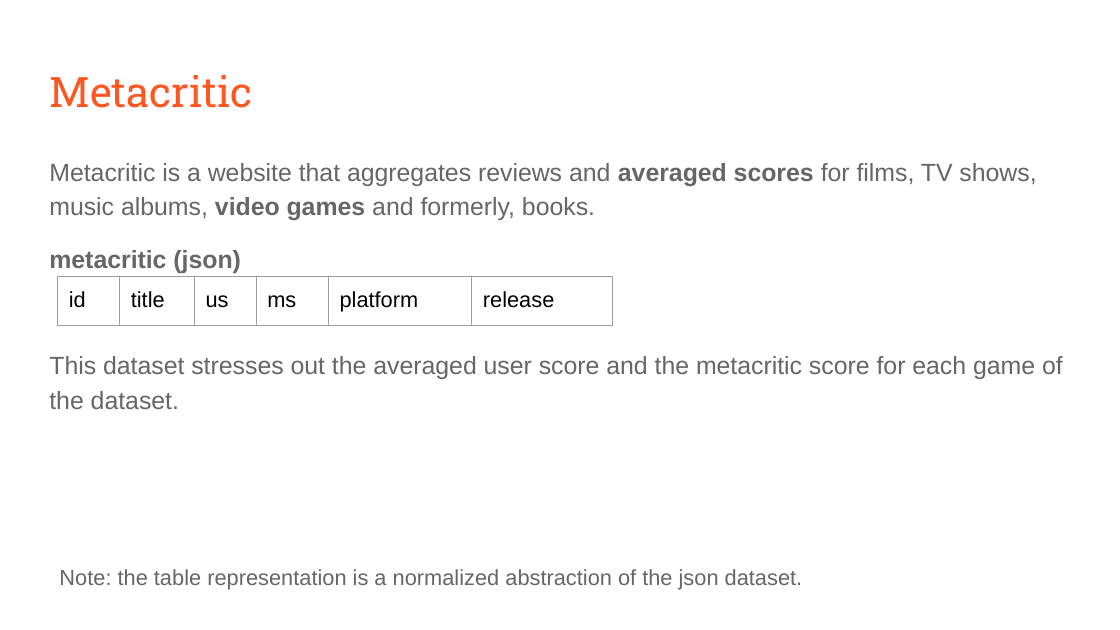
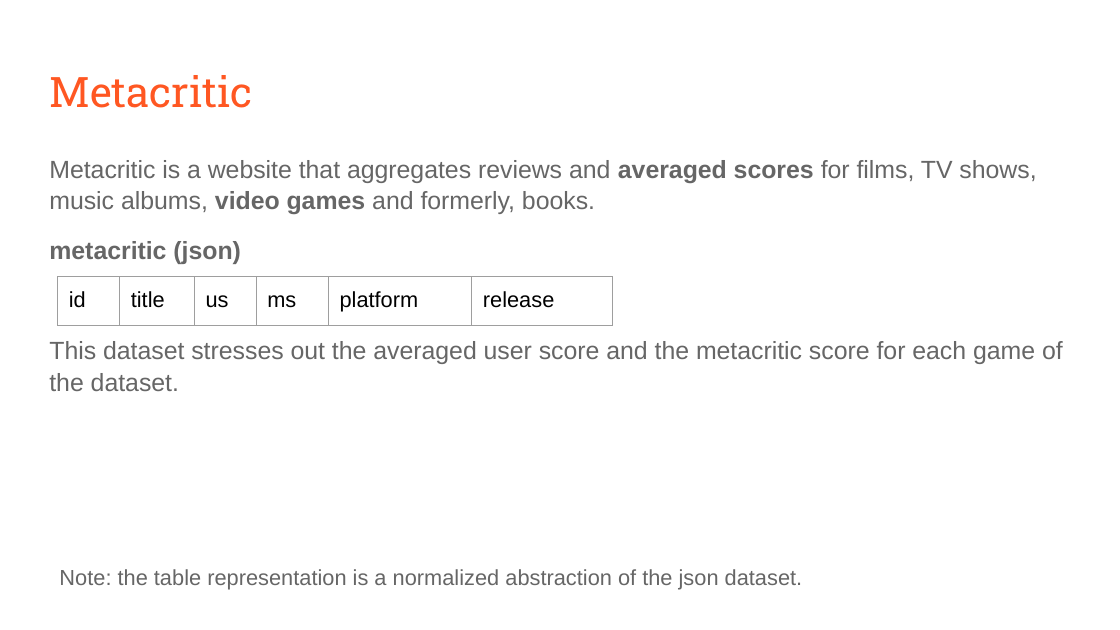
Before and after one commit to 1655653/LSDM, a slide deck: slide 5 of proposals/presentation.pptx. Drawn at 1120x630 pixels with LibreOffice and Linux fonts; fonts in the diff are those of the drawing. Boxes give left, top, right and bottom in pixels: in the first picture for what was removed or moved away, otherwise in the second. Text is boxed around its words. In the diff, an @@ line names an element or a change of style, - is before the commit and + after.

```diff
--- a/proposals/presentation.pptx
+++ b/proposals/presentation.pptx
@@ text "Metacritic is a website that ..." at (x1=49, y1=160, x2=1063, y2=391): line spacing 1.15 to 1.05 @@
@@ table resized from (x1=57, y1=277, x2=613, y2=630) to (x1=57, y1=277, x2=613, y2=326) @@
```
Also in this commit, not shown: 5 other slides changed, 8 slides added, 3 other files.
